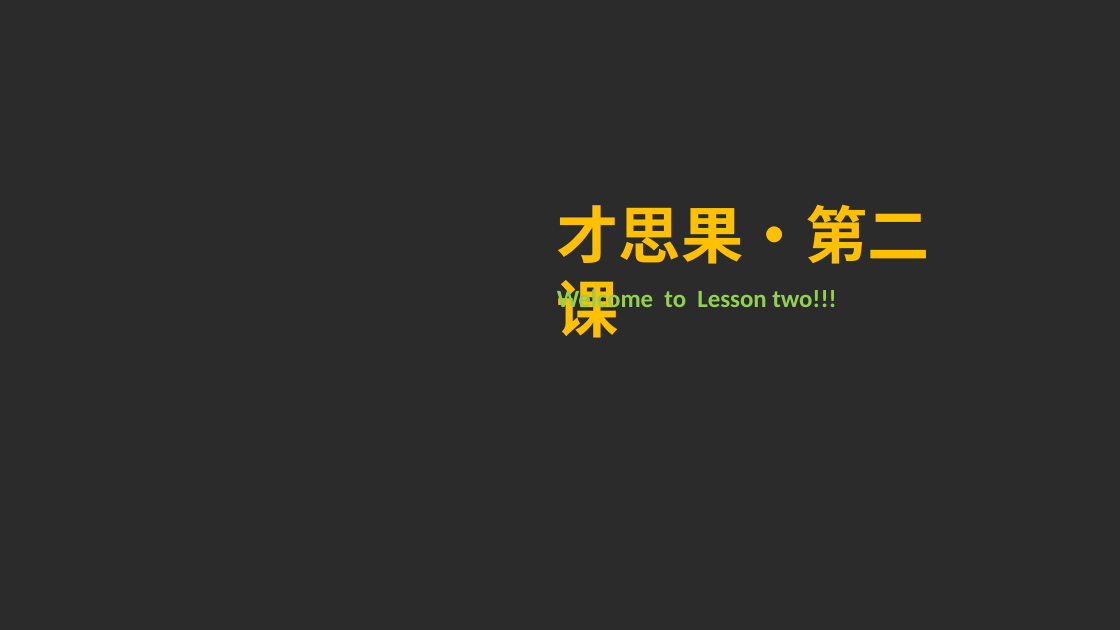
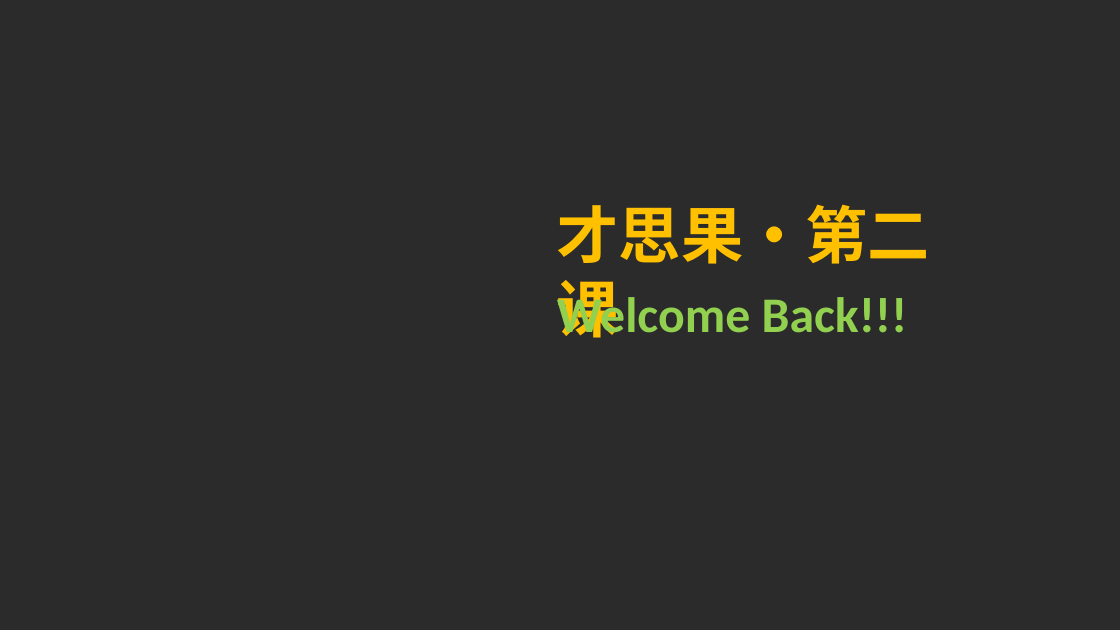
Before and after one commit to ppliu1987/chichool, a slide deck: slide 1 of html/class/lesson_two/AII.pptx. Drawn at 1120x630 pixels with LibreOffice and Linux fonts; fonts in the diff are those of the drawing; background and template pictures are left out; a plain dark background stands for a picture behind light text. Boxes give left, top, right and bottom in pixels: in the first picture for what was removed or moved away, otherwise in the second. Text is boxed around its words. In the diff, an @@ line names an element or a change of style, - is before the commit and + after.

```diff
--- a/html/class/lesson_two/AII.pptx
+++ b/html/class/lesson_two/AII.pptx
@@ text at box(557, 291, 908, 338): text changed; size 16 to 32 pt @@
-Welcome to Lesson two!!!
+Welcome Back!!!
```
Also in this commit, not shown: 17 other slides changed, 2 slides added, 3 slides removed, 5 other files.
